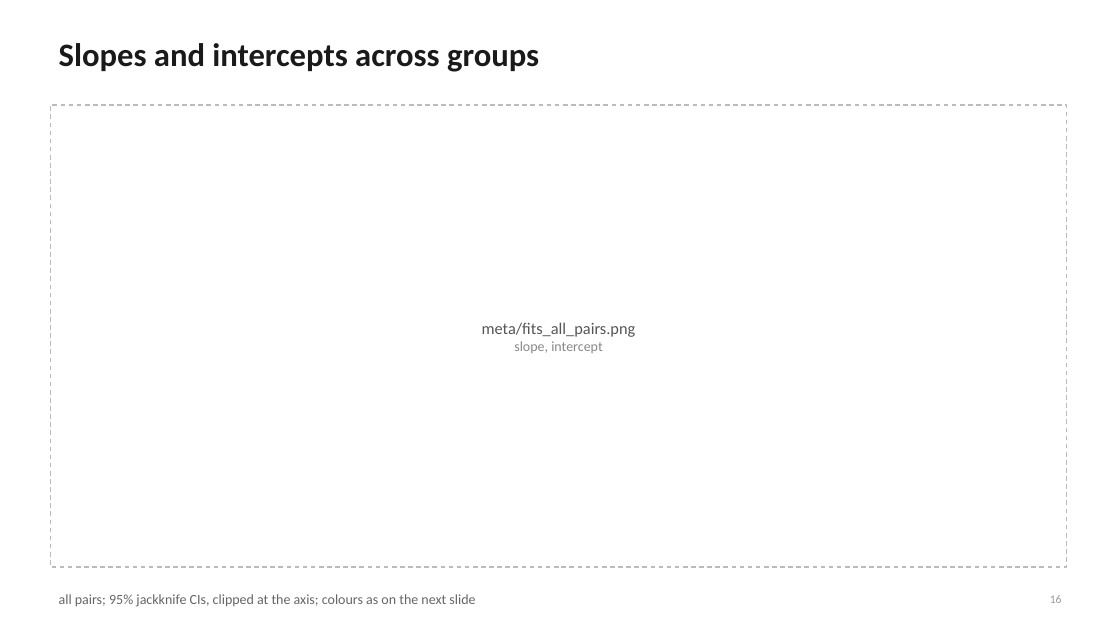
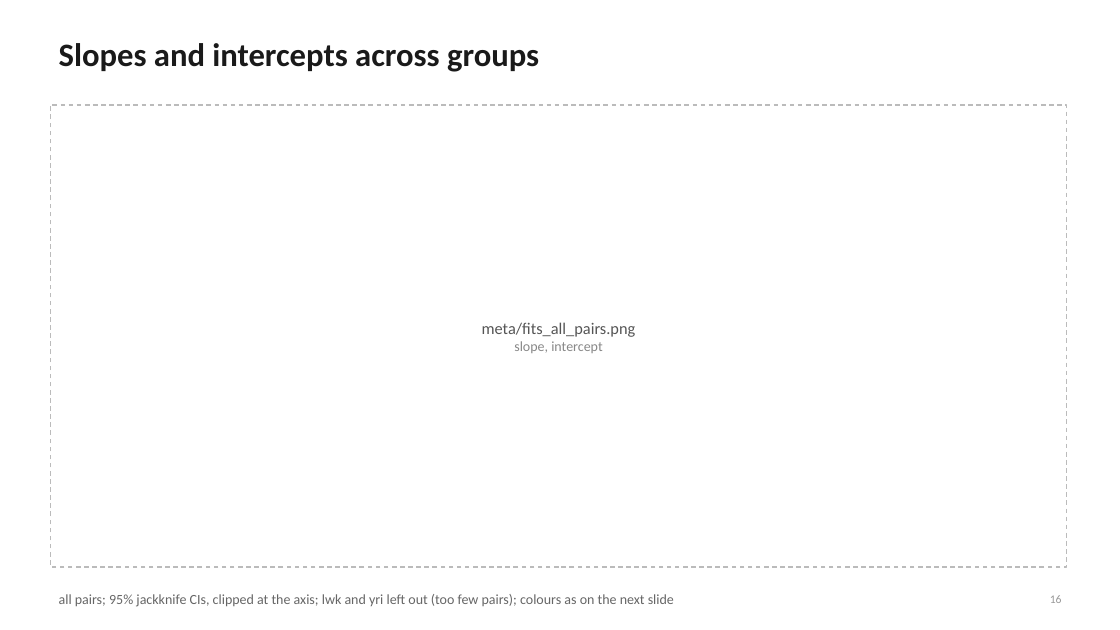
Before and after one commit to mkiravn/aou-covariance, a slide deck: slide 16 of slides/relatedness_condensed.pptx. Drawn at 1120x630 pixels with LibreOffice and Linux fonts; fonts in the diff are those of the drawing. Boxes give left, top, right and bottom in pixels: in the first picture for what was removed or moved away, otherwise in the second. Text is boxed around its words. In the diff, an @@ line names an element or a change of style, - is before the commit and + after.

```diff
--- a/slides/relatedness_condensed.pptx
+++ b/slides/relatedness_condensed.pptx
@@ text at <box>59,594,674,607</box>: text changed @@
-all pairs; 95% jackknife CIs, clipped at the axis; colours as on the next slide
+all pairs; 95% jackknife CIs, clipped at the axis; lwk and yri left out (too few pairs); colours as on the next slide
```
Also in this commit, not shown: 1 other slide changed, 5 other files.
